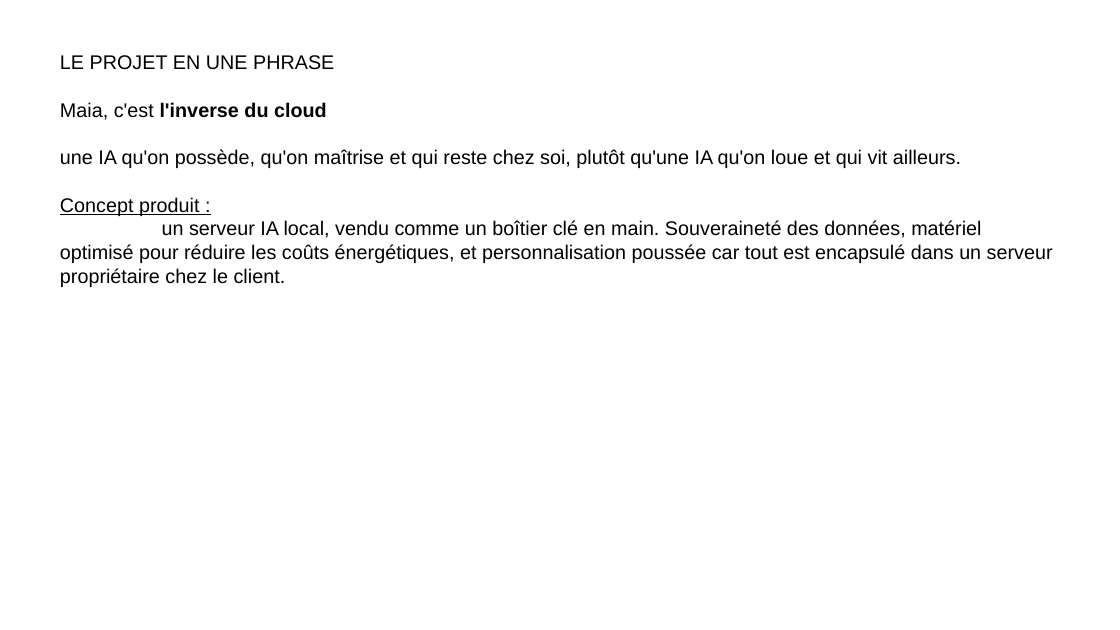
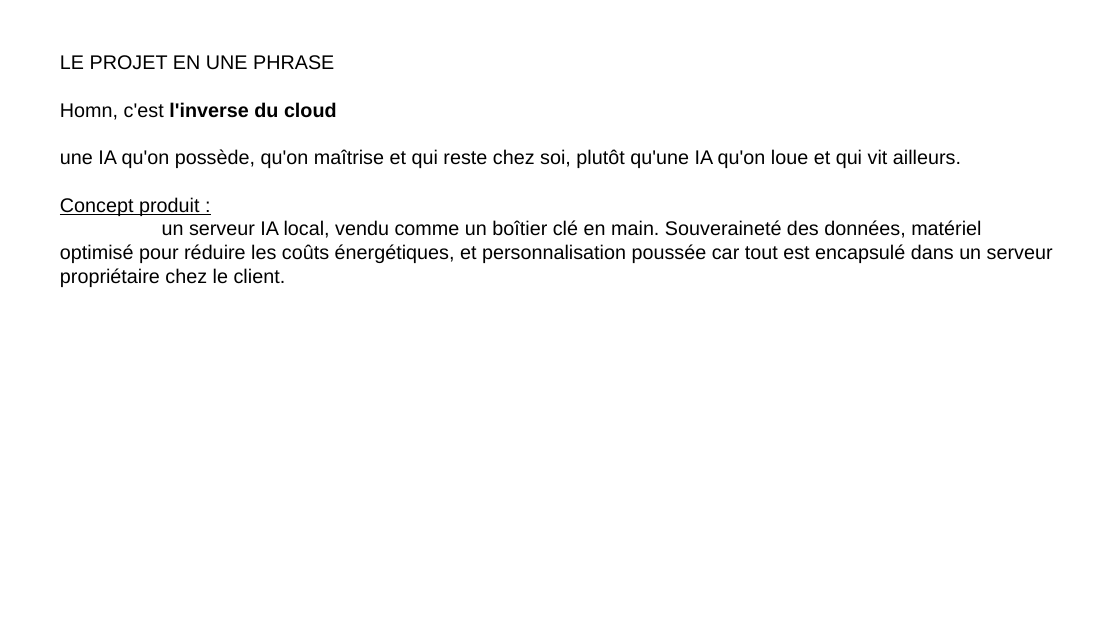
Before and after one commit to LucasAurouet/jaden-project, a slide deck: slide 2 of assets/slides_da.odp (slide 3 before the commit). Drawn at 1120x630 pixels with LibreOffice and Linux fonts; fonts in the diff are those of the drawing. Boxes give left, top, right and bottom in pixels: in the first picture for what was removed or moved away, otherwise in the second. Text is boxed around its words. In the diff, an @@ line names an element or a change of style, - is before the commit and + after.

```diff
--- a/assets/slides_da.odp
+++ b/assets/slides_da.odp
@@ text at bbox=[60, 102, 337, 120]: text changed @@
-Maia, c'est l'inverse du cloud
+Homn, c'est l'inverse du cloud
```
Also in this commit, not shown: 1 other slide changed, 4 slides removed, 26 other files.
